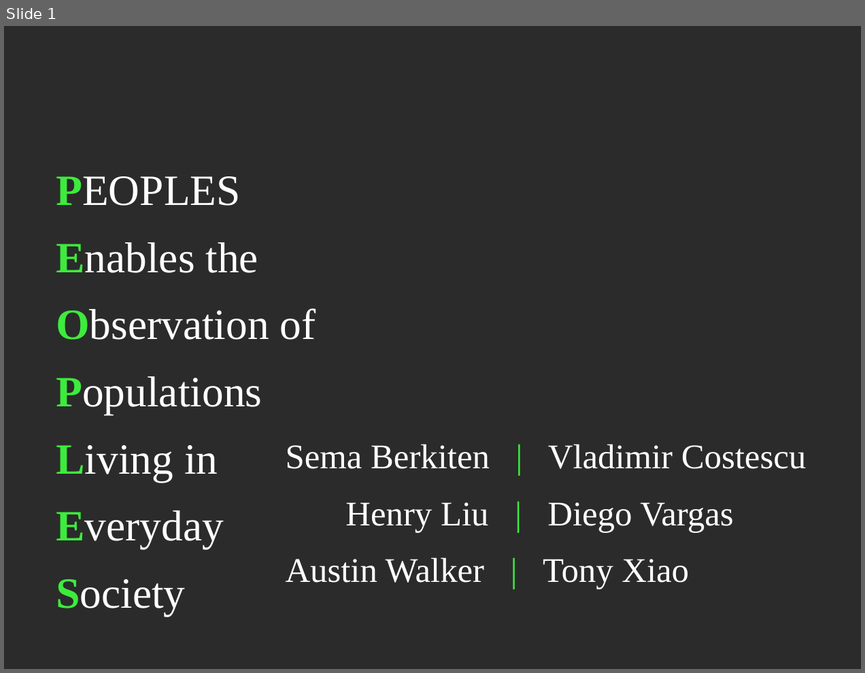
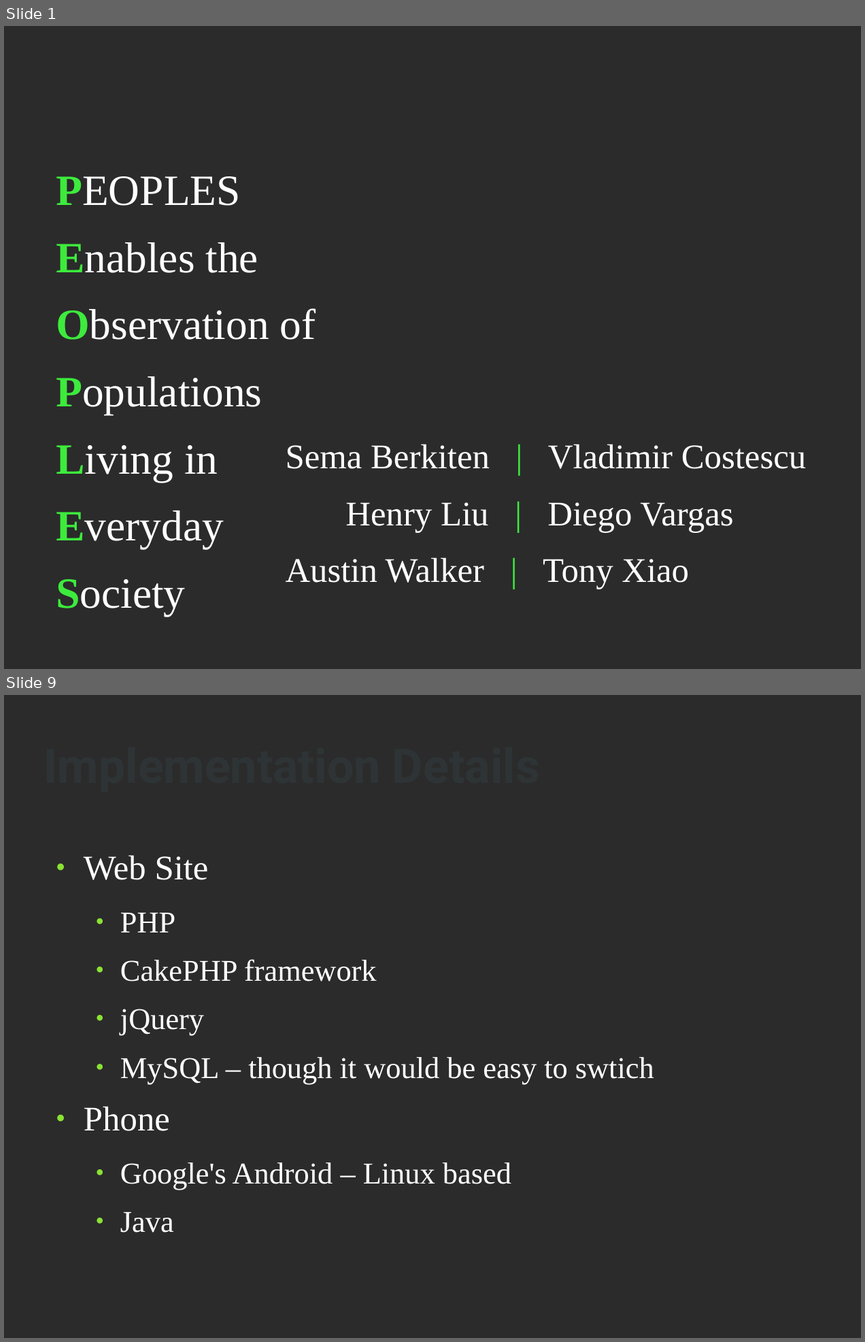
Before and after one commit to aewalker/Survey-Droid, a slide deck: doc/presentation-slides.odp. Shown one above the other, each under a label of ours: slide 1 before the commit, slides 1 and 9 after it; the slides between them are not shown. The pictures are 865x673 and 865x1342 pixels, drawn with LibreOffice and Linux fonts; fonts in the diff are those of the drawing; background and template pictures are left out; a plain dark background stands for a picture behind light text. Boxes give left, top, right and bottom in pixels: in the first picture for what was removed or moved away, otherwise in the second. Text is boxed around its words. In the diff, an @@ line names an element or a change of style, - is before the commit and + after.

```diff
--- a/doc/presentation-slides.odp
+++ b/doc/presentation-slides.odp
@@ slide 9 added at [4, 695, 861, 1338], background picture (left out) @@
@@ title added at [43, 710, 815, 817], 44 pt, text #2E3436, bold @@
+Implementation Details
@@ text added at [84, 855, 654, 1232], 28 pt, text #FFFFFF @@
+● Web Site
+  ● PHP
+  ● CakePHP framework
+  ● jQuery
+  ● MySQL – though it would be easy to swtich
+● Phone
+  ● Google's Android – Linux based
+  ● Java
```
Also in this commit, not shown: 12 other slides added, 1 slide removed, 1 other file.
